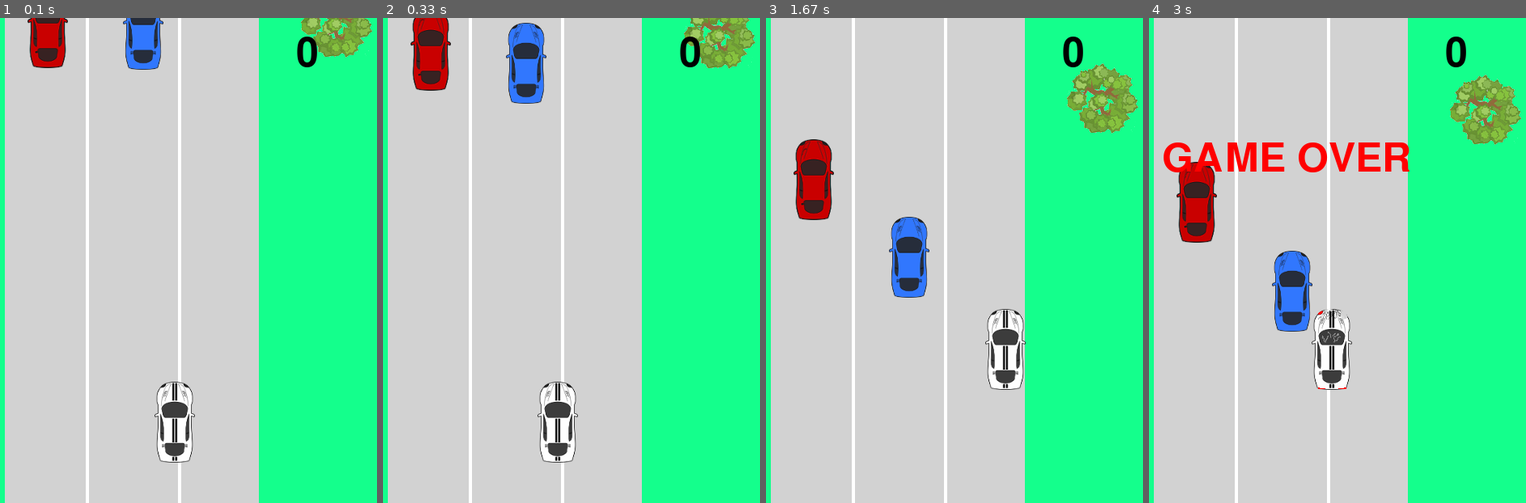
Above: before the commit, frames 1-4 (left to right).
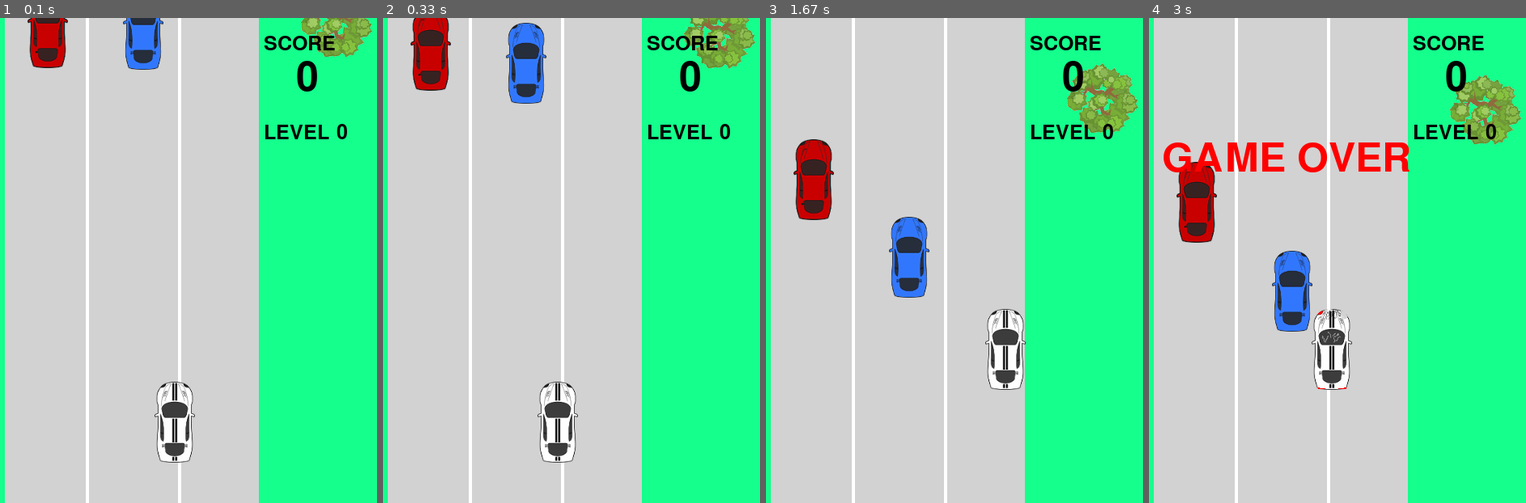
Above: after the commit, the same moments.

Repository: lucasbiel7/pygame
Game: pygame game, started from car_aluno.py
Two runs of this game, one before a commit and one after it. Both use one fixed random seed, a clock stepped at 60 frames per second and the inputs below.
Inputs:
- Up to frame 1 (0.1 s): no input
- Up to frame 2 (0.33 s): no input
- Up to frame 3 (1.67 s): hold Right 0.33-0.8 s; hold Up 0.83-1.13 s; hold Right 1.17-1.63 s
- Up to frame 4 (3 s): hold Left 1.67-2.2 s

The runs differ from the first frame. In frame 1, 0.9% of the frame differs, in the area x 69-93%, y 3-25%; in frame 2, 0.9%; in frame 3, 0.9%; in frame 4, 0.9%.

Commit message:
Atualização no placar

Diff:
--- a/car_aluno.py
+++ b/car_aluno.py
@@ -36,7 +36,11 @@
 # define os textos para 'pontos' e mensagem do 'termino' do jogo (não alterar)
 score = 0
 game_over = "GAME OVER"
+game_score = "SCORE"
+game_level = "LEVEL"
 font_score = pygame.font.Font('freesansbold.ttf', 50)
+font_level = pygame.font.Font('freesansbold.ttf', 25)
+font_default = pygame.font.Font('freesansbold.ttf', 25)
 loser = False
 # [DONE] carregar as imagens dos carrinhos
 car = pygame.image.load("white_car.png")
@@ -75,7 +79,7 @@
 pygame.mixer.music.load('top-Gear-Soundtrack.mp3')
 
 # Comentei a música para conseguir ouvir música enquanto desenvolve
-pygame.mixer.music.play()
+# pygame.mixer.music.play()
 
 # Funções para o jogo
 #
@@ -264,8 +268,14 @@
 
 
 def build_score():
+    SCREEN.blit(font_default.render(str(game_score), True, BLACK), (W_WIDTH - 140, 20))
     text_surf_p = font_score.render(str(score), True, BLACK)
-    SCREEN.blit(text_surf_p, (W_WIDTH - 100, 20))
+    SCREEN.blit(text_surf_p, (W_WIDTH - 100, 50))
+
+def build_level():
+        SCREEN.blit(font_default.render(str(game_level), True, BLACK), (W_WIDTH - 140, 130))
+        text_level = font_level.render(str(int(LEVEL)), True, BLACK)
+        SCREEN.blit(text_level, (W_WIDTH - 50, 130))
 
 
 def colisao(meu_carro, oponente):
@@ -316,6 +326,7 @@
     #
     LEVEL = score / LEVEL_FREQ
 
+
     # [DONE] detectar colisao entre o carrinho do jogador e algum carrinho oponente.
     # Em caso de colisão mostrar a mensagem ''Fim de Jogo'' e carregar a imagem
     # de carrinho batido para o carrinho do jogador.
@@ -326,6 +337,7 @@
         loser = True
     #
     build_score()
+    build_level()
     #
     pygame.display.update()
     clock.tick(FPS)
